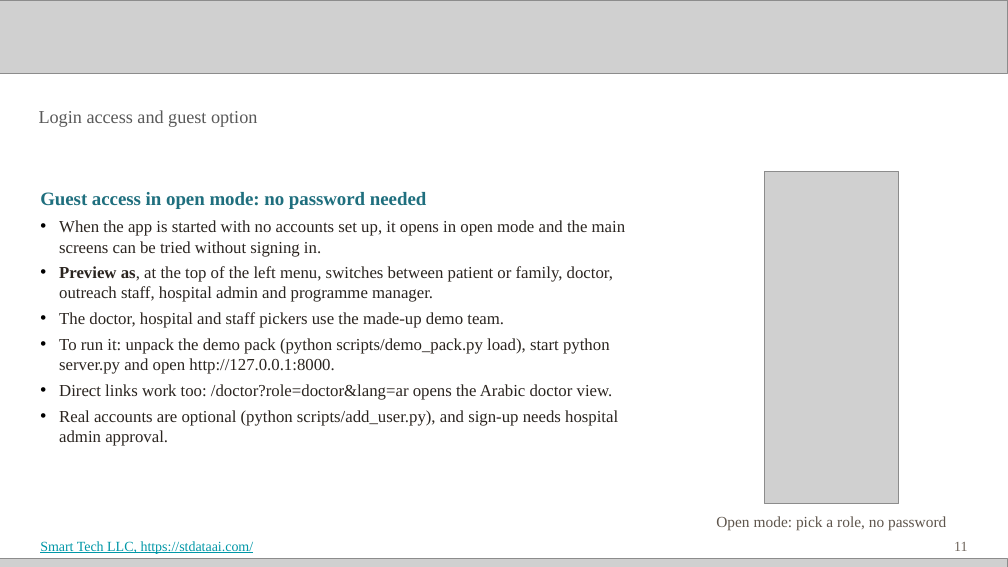
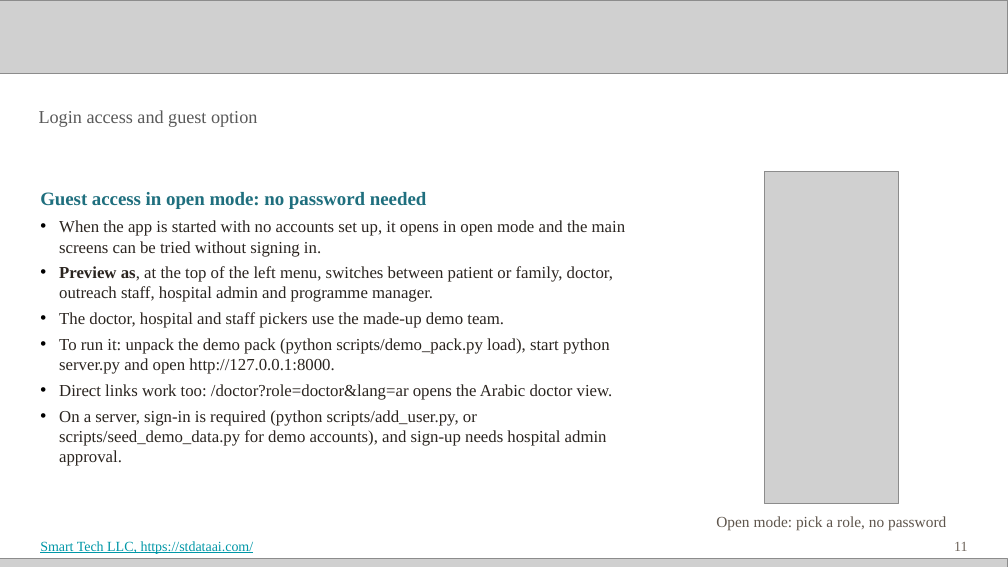
Before and after one commit to Smarttechk/Hack2Skill_Precision-Prevention, a slide deck: slide 11 of docs/Submission_Deck.pptx. Drawn at 1008x567 pixels with LibreOffice and Linux fonts; fonts in the diff are those of the drawing; grey boxes stand for pictures. Boxes give left, top, right and bottom in pixels: in the first picture for what was removed or moved away, otherwise in the second. Text is boxed around its words. In the diff, an @@ line names an element or a change of style, - is before the commit and + after.

```diff
--- a/docs/Submission_Deck.pptx
+++ b/docs/Submission_Deck.pptx
@@ text at [59,410,607,466]: text changed @@
-• Real accounts are optional (python scripts/add_user.py), and sign-up needs hospital admin approval.
+• On a server, sign-in is required (python scripts/add_user.py, or scripts/seed_demo_data.py for demo accounts), and sign-up needs hospital admin approval.
```
Also in this commit, not shown: 1 other slide changed, 1 slide added, 7 other files.
